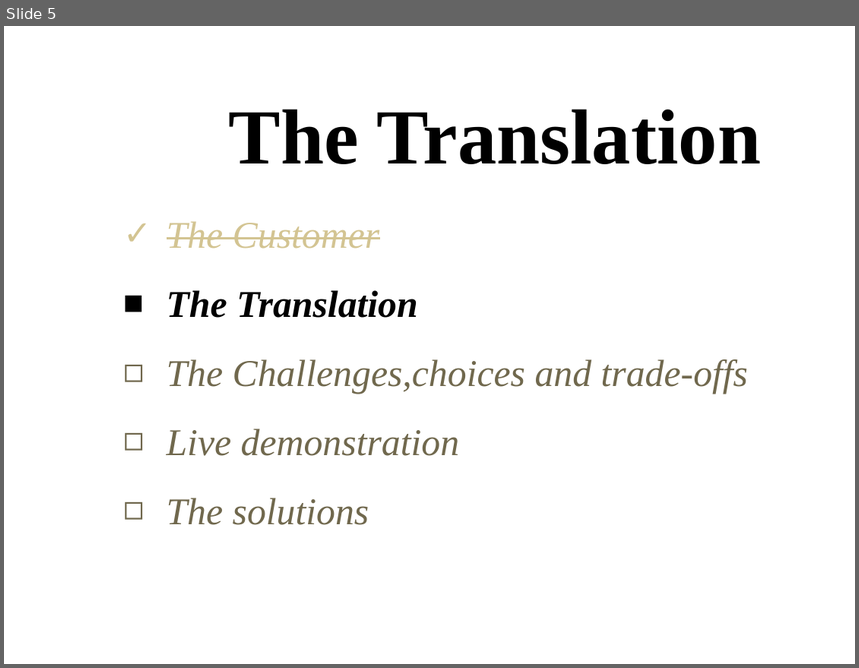
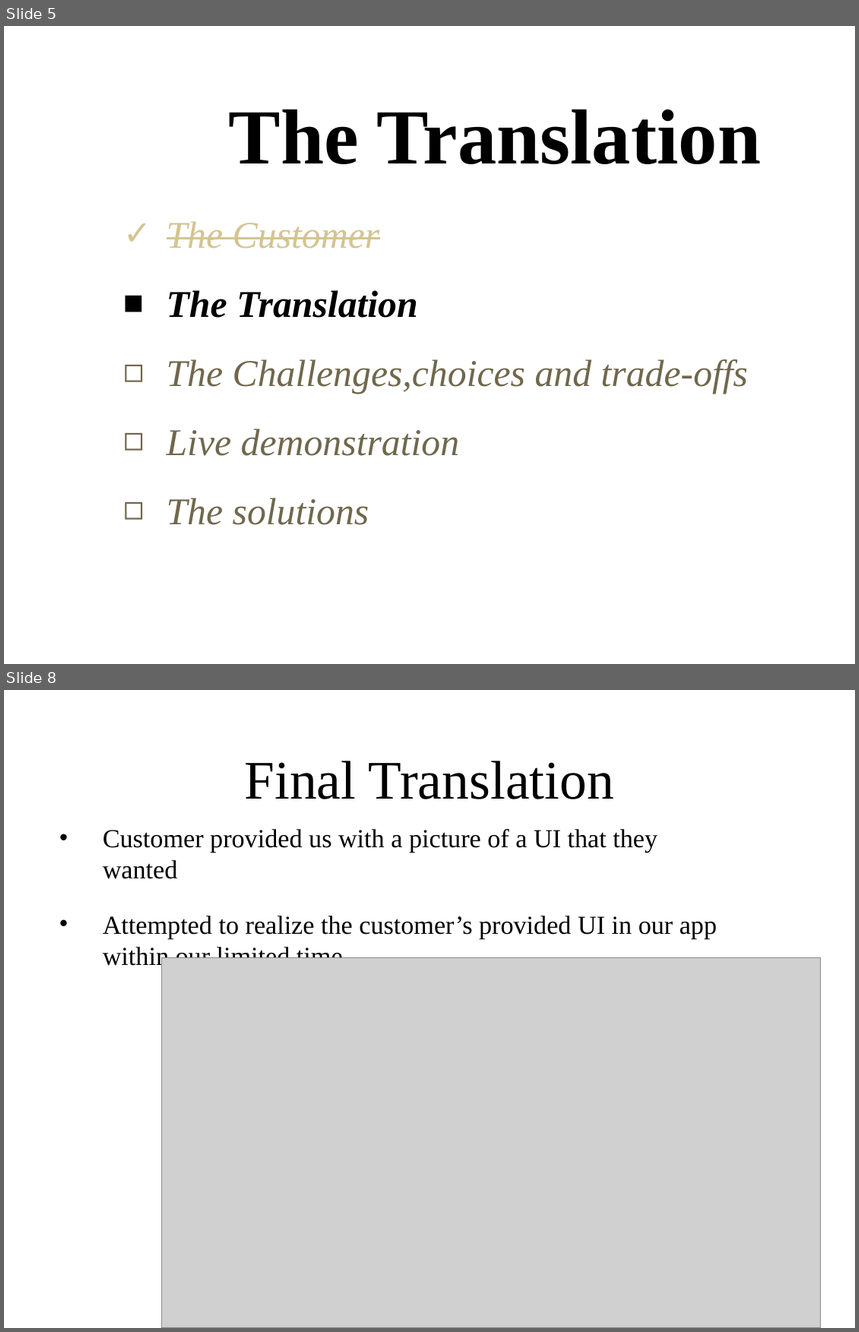
Before and after one commit to childeqi/RTVE, a slide deck: cs1530.pptx. Shown one above the other, each under a label of ours: slide 5 before the commit, slides 5 and 8 after it; the slides between them are not shown. The pictures are 859x668 and 859x1332 pixels, drawn with LibreOffice and Linux fonts; fonts in the diff are those of the drawing; grey boxes stand for pictures; background and template pictures are left out. Boxes give left, top, right and bottom in pixels: in the first picture for what was removed or moved away, otherwise in the second. Text is boxed around its words. In the diff, an @@ line names an element or a change of style, - is before the commit and + after.

Commit message:
Added translation slides

```diff
--- a/cs1530.pptx
+++ b/cs1530.pptx
@@ slide 8 added at box(4, 690, 855, 1328), background picture (left out) @@
@@ title added at box(245, 761, 614, 799), 46 pt, text #000000 @@
+Final Translation
@@ text added at box(103, 829, 717, 970), 22 pt, text #000000 @@
+• Customer provided us with a picture of a UI that they wanted
+• Attempted to realize the customer’s provided UI in our app within our limited time
@@ picture added at box(161, 958, 820, 1328) @@
```
Also in this commit, not shown: 3 other slides added, 1 slide removed.
